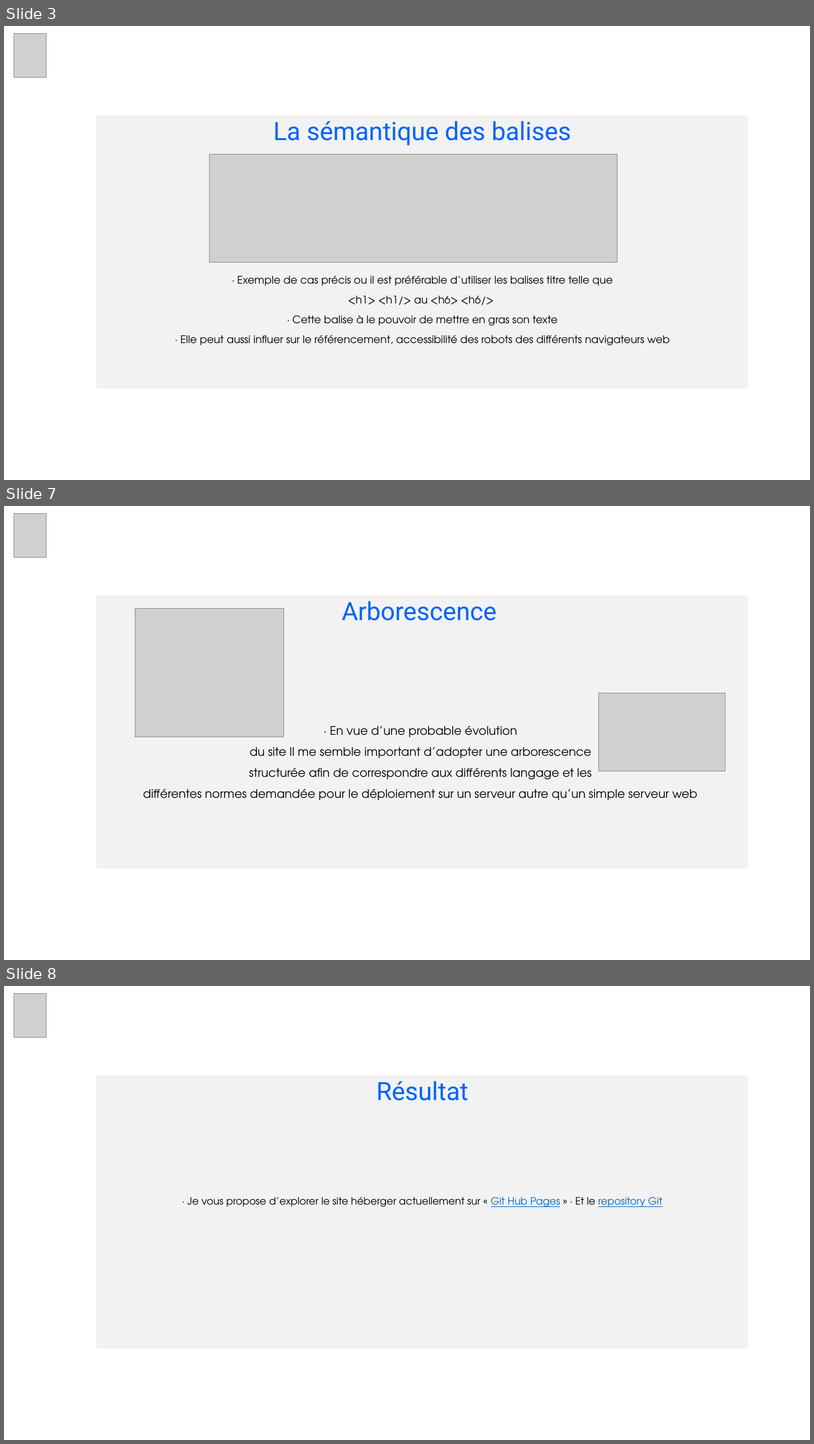
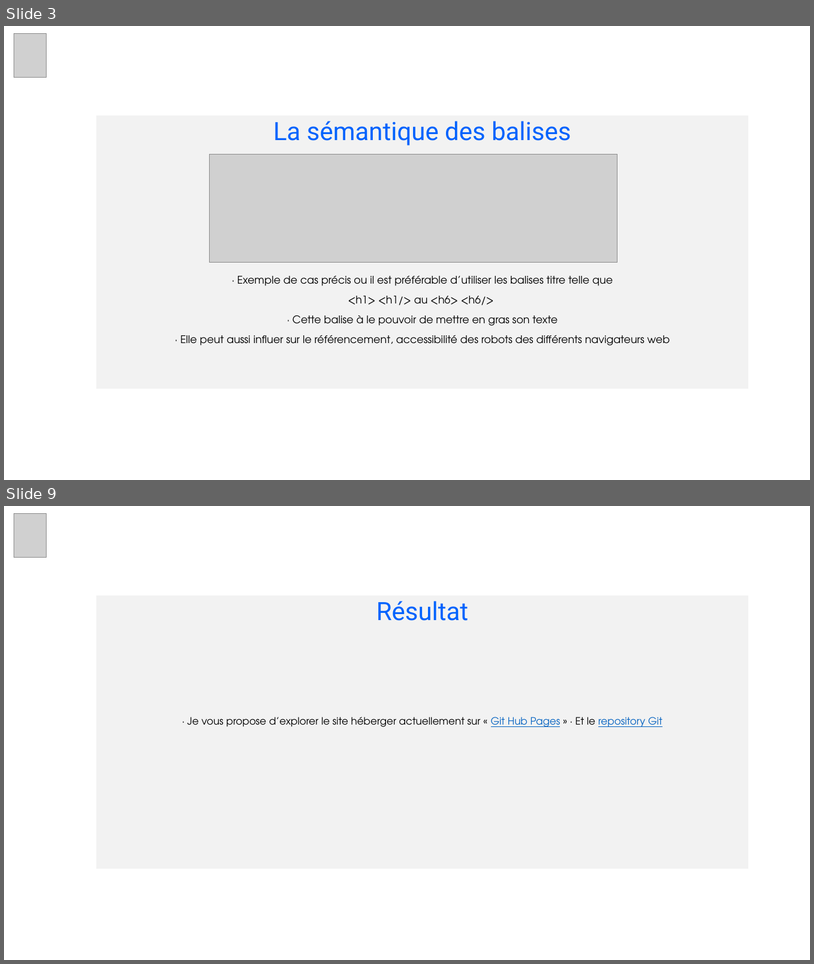
Before and after one commit to Lyss74/DercourtSulyvan_2_22102020, a slide deck: Presentation_Reservia_2_22102020.pptx. Shown one above the other, each under a label of ours: slides 3, 7 and 8 before the commit, slides 3 and 9 after it; the slides between them are not shown. The pictures are 814x1444 and 814x964 pixels, drawn with LibreOffice and Linux fonts; fonts in the diff are those of the drawing; grey boxes stand for pictures. Boxes give left, top, right and bottom in pixels: in the first picture for what was removed or moved away, otherwise in the second. Text is boxed around its words. In the diff, an @@ line names an element or a change of style, - is before the commit and + after.

```diff
--- a/Presentation_Reservia_2_22102020.pptx
+++ b/Presentation_Reservia_2_22102020.pptx
@@ slide 7 removed at (4, 506, 810, 960), background #FFFFFF @@
@@ picture removed at (14, 513, 47, 558) @@
@@ subtitle removed at (96, 595, 749, 868) @@
-Arborescence
-· En vue d’une probable évolution
-du site Il me semble important d’adopter une arborescence
-structurée afin de correspondre aux différents langage et les
-différentes normes demandée pour le déploiement sur un serveur autre qu’un simple serveur web
@@ picture removed at (135, 608, 284, 737) @@
@@ picture removed at (599, 693, 726, 772) @@
@@ what was slide 8 is now slide 9 @@
```
Also in this commit, not shown: 2 slides changed, 4 slides added, 2 other slides removed.
